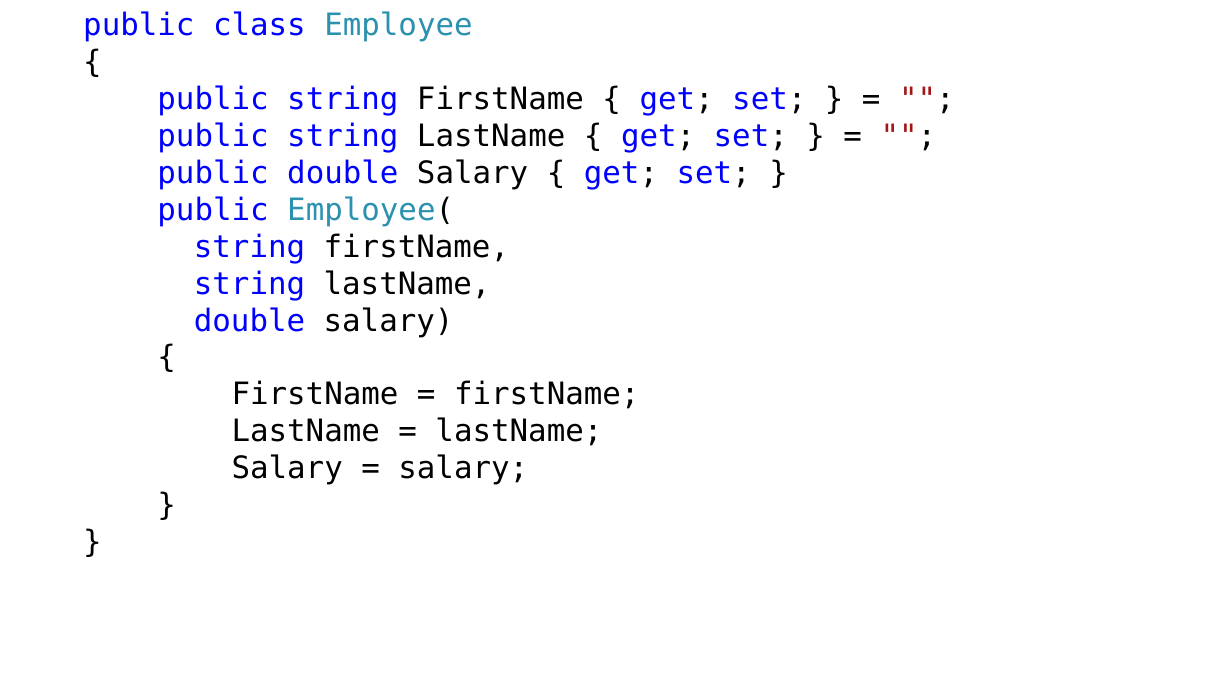
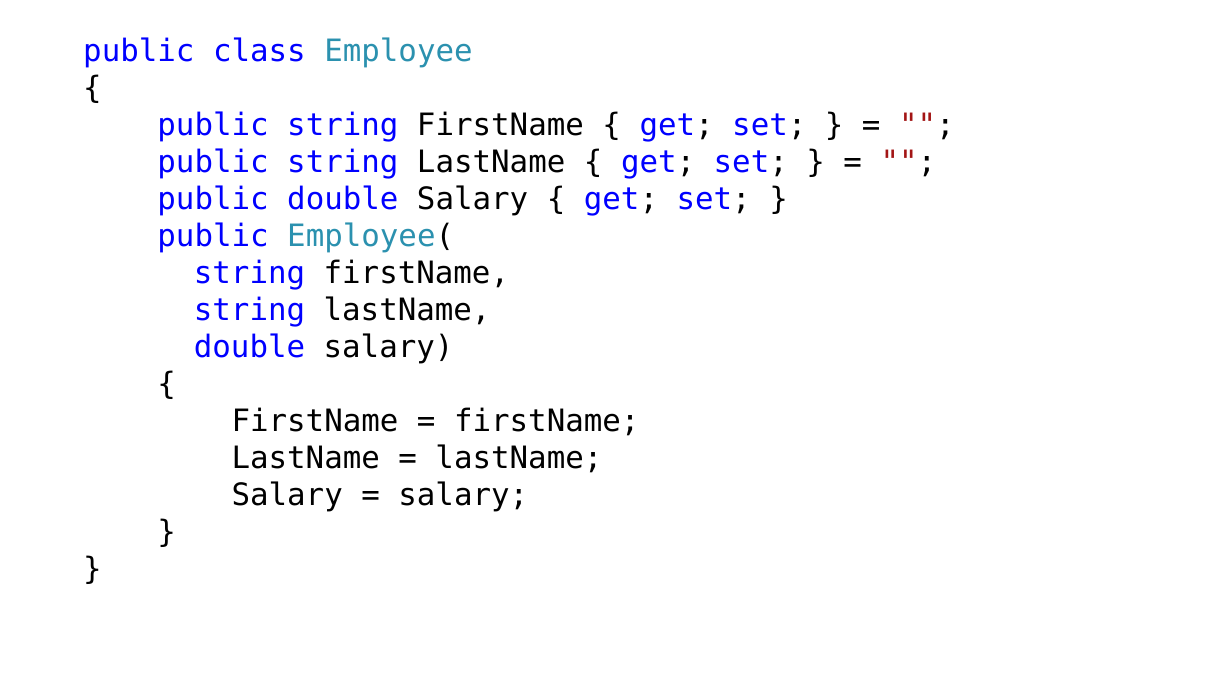
Before and after one commit to DaniilKlyukin/ITiP-2, a slide deck: slide 15 of Лекции/ИТиП 2 лек 7.pptx (slide 7 before the commit). Drawn at 1232x693 pixels with LibreOffice and Linux fonts; fonts in the diff are those of the drawing. Boxes give left, top, right and bottom in pixels: in the first picture for what was removed or moved away, otherwise in the second. Text is boxed around its words. In the diff, an @@ line names an element or a change of style, - is before the commit and + after.

```diff
--- a/Лекции/ИТиП 2 лек 7.pptx
+++ b/Лекции/ИТиП 2 лек 7.pptx
@@ text "public class Employee": place and size @@
-text "public class Employee" at [83, 11, 806, 485]
+text "public class Employee" at [83, 37, 806, 512]
```
Also in this commit, not shown: 16 other slides changed, 10 slides added, 8 other files.
